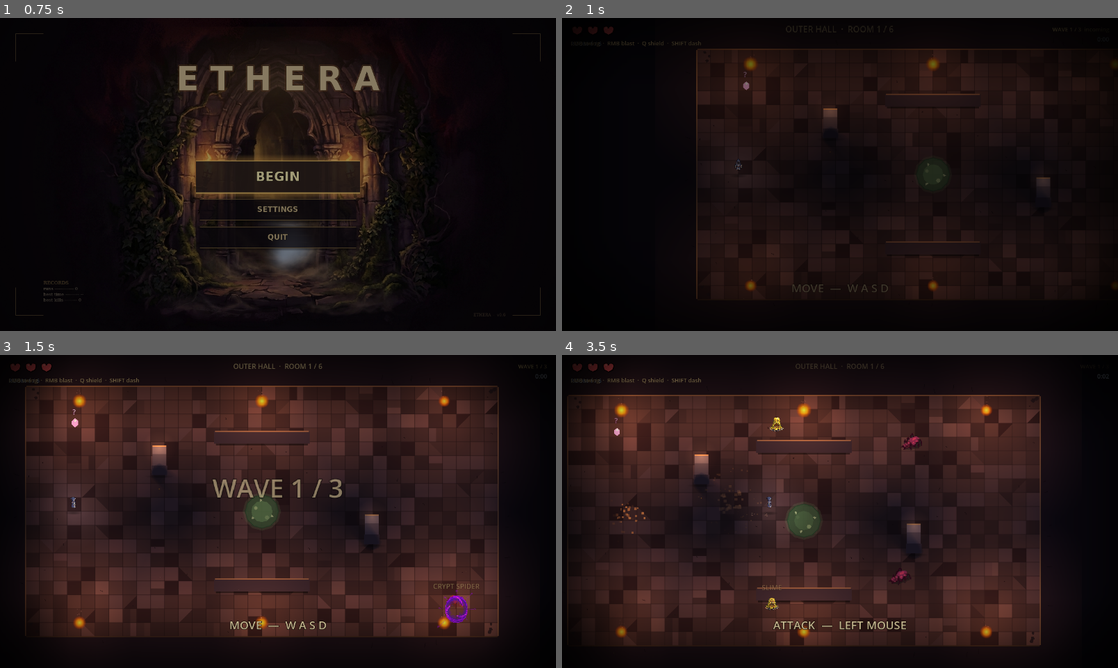
Above: before the commit, frames 1-4 (two rows, left to right).
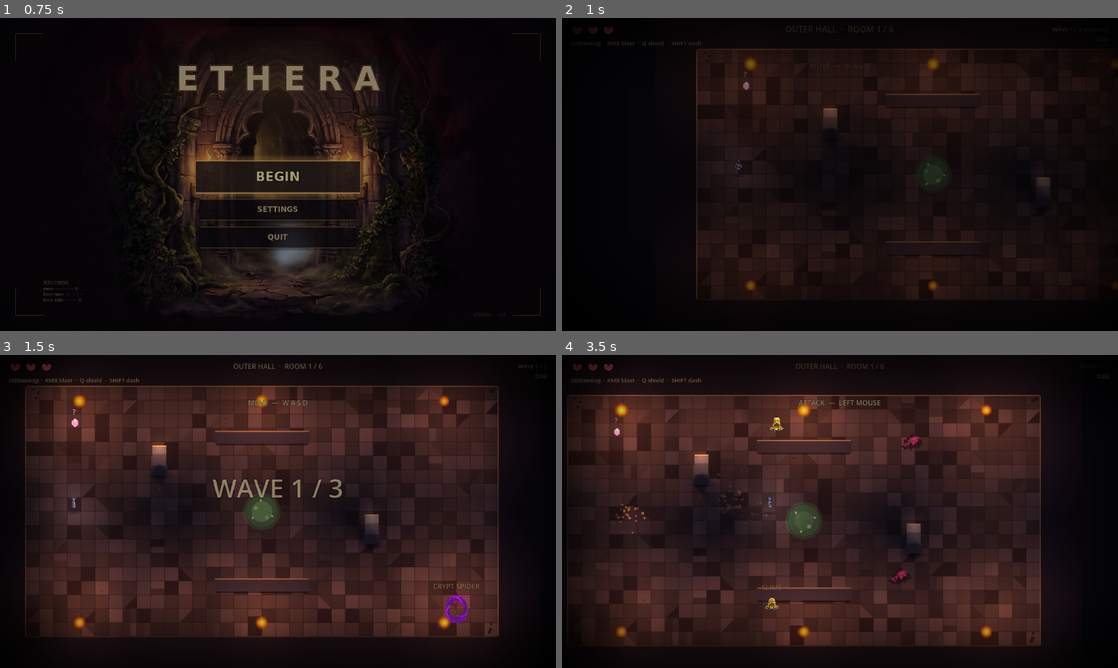
Above: after the commit, the same moments.

Repository: alitaghva1/ethera
Game: Godot game, scene res://scenes/main_menu.tscn
The game is run twice, just before and just after one commit, with the same random seed, the same clock (stepped at 60 frames per second) and the same inputs.
Inputs (mouse positions are in pixels of both pictures, inside the frame that each line leads up to):
- Up to frame 1 (0.75 s): click "BEGIN" at 0.5 s
- Up to frame 2 (1 s): no input
- Up to frame 3 (1.5 s): tap Enter at 1.25 s; move the mouse to (400, 495) at 1.27 s; press the mouse at (400, 495) at 1.28 s; hold D (move_right) from 1.28 s (still down)
- Up to frame 4 (3.5 s): release D (move_right) at 2 s; release the mouse at (962, 495) at 2 s; drag from (728, 527) to (617, 423) at 2.02 s; move the mouse to (895, 442) at 2.77 s; hold D (move_right) from 2.78 s (still down); tap Shift (dash_strike) at 2.85 s

Frame 1 is identical in both runs. In frame 2, less than 0.1% of the frame differs, in the area x 5-59%, y 2-88%; in frame 3, 0.3%; in frame 4, 0.4%, in the area x 2-62%, y 2-88%.

Commit message:
fix(godot iter-170/171/172): heart visibility + tutorial subdued + AI wall-slide
Three user-reported issues, all addressed:

iter-170 — Heart pip visibility on dark backdrops
  Screenshot showed hearts "almost gone behind tints" — dim red on
  warm-brown dungeon floor merged into the wall texture. Pip colors:
    FILL    (1.0, 0.34, 0.36) → (1.25, 0.36, 0.40)  HDR red, pops
    EMPTY   (0.18, 0.18, 0.20, 0.85) → (0.42, 0.32, 0.34, 0.90)
            mauve-grey instead of near-black so missing-HP slots
            stay legible
    OUTLINE (0.06, 0.02, 0.02) → (0, 0, 0)  pure black
    SHADOW  alpha 0.55 → 0.70
    Outline width 1.5 px → 2.5 px so the silhouette holds.

iter-171 — Tutorial prompt subdued
  Pre-iter-171 the 26 pt warm-gold "DASH — SHIFT" dominated the
  bottom of the screen. User-read: "tutorial feels a bit too in your
  face." Now:
    Font 26 → 16 (60% smaller)
    Color cream 1.0a → dim cream (0.78, 0.72, 0.58) 0.80a
    Outline 4 px → 2 px
    Position bottom-center → TOP-center under the room banner
    (anchor preset 7 → 5 with offset_top 96, offset_bottom 124)
  Still readable for the first-run sequence, no longer the focal
  point of the screen.

iter-172 — AI wall-slide (proper fix, not heuristic)
  User-read: "enemies just feel dumb and get stuck behind walls we
  create." Iter-169 added random-perpendicular dodge but didn't
  solve the chronic "grinding against a wall" case visible in the
  screenshot (skeleton wedged behind a wall_rects slab).

  Real fix: after move_and_slide, use get_slide_collision_count() +
  get_slide_collision(0).get_normal() to find the wall normal, then
  recompute velocity to be the FULL-SPEED tangent along the wall —
  pick the tangent direction whose dot product with "toward hero"
  is positive (slide TOWARD the target, not away).

  Plain move_and_slide already slides along walls but only with the
  RESIDUAL tangential component of the input velocity. When the
  chase direction is near-perpendicular to the wall (the common
  stuck case), that residual is tiny → the enemy grinds in place.
  We replace the residual with the full intended speed along the
  tangent.

  Two-layer logic:
    1) _apply_wall_slide(intended) — post-move-and-slide. Handles
       the COMMON "I'm hitting a wall right now" case.
    2) _maybe_stuck_dodge(delta, intended) — random perpendicular
       fallback for the rare L-shape-wedge case the wall-slide can't
       resolve.

  Hooked into _tick_chase_contact (slime, orc, ember, werewolf,
  broodmother) and _tick_telegraphed_melee → IDLE chase branch
  (skel, armored_skel, lancer, iron_revenant).

Booted clean headless.

Co-Authored-By: Claude Opus 4.7 (1M context) <noreply@anthropic.com>

Diff:
--- a/slime-depths-godot/scenes/main.tscn
+++ b/slime-depths-godot/scenes/main.tscn
@@ -258,23 +258,32 @@
 ; MOVE → ATTACK → DASH → PICK UP, advancing on detected input.
 ; Starts modulate.a = 0 so the fade-in tween from main.gd has a
 ; clean ramp.
+; Iter 171 — tutorial prompt subdued. Pre-iter-171 the 26 pt warm-
+; gold "DASH — SHIFT" dominated the bottom of the screen
+; (user-reported "tutorial feels a bit too in your face"). Now:
+;   • Font 26 → 16 (60% smaller — readable but not commanding)
+;   • Color cream (1.0, 0.92, 0.72) at full alpha → dimmer cream
+;     (0.78, 0.72, 0.58) at 0.80 alpha — quiet annotation
+;   • Outline 4 → 2 (subtle definition vs heavy block-outline)
+;   • Anchored TOP-center instead of bottom-center so the cue sits
+;     under the room name banner rather than over combat space.
 [node name="TutorialLabel" type="Label" parent="UI"]
-anchors_preset = 5
+anchors_preset = 7
 anchor_left = 0.5
 anchor_right = 0.5
-anchor_top = 1.0
-anchor_bottom = 1.0
-offset_left = -260.0
-offset_top = -130.0
-offset_right = 260.0
-offset_bottom = -68.0
+anchor_top = 0.0
+anchor_bottom = 0.0
+offset_left = -200.0
+offset_top = 96.0
+offset_right = 200.0
+offset_bottom = 124.0
 grow_horizontal = 2
 grow_vertical = 0
 modulate = Color(1, 1, 1, 0)
-theme_override_font_sizes/font_size = 26
-theme_override_colors/font_color = Color(1.0, 0.92, 0.72, 1.0)
-theme_override_colors/font_outline_color = Color(0.04, 0.02, 0.0, 0.95)
-theme_override_constants/outline_size = 4
+theme_override_font_sizes/font_size = 16
+theme_override_colors/font_color = Color(0.78, 0.72, 0.58, 0.80)
+theme_override_colors/font_outline_color = Color(0.04, 0.02, 0.0, 0.85)
+theme_override_constants/outline_size = 2
 text = ""
 horizontal_alignment = 1
 vertical_alignment = 1
--- a/slime-depths-godot/scripts/enemy.gd
+++ b/slime-depths-godot/scripts/enemy.gd
@@ -756,16 +756,34 @@
 # ── Behavior: chase_contact ───────────────────────────────────────────
 # Walk straight at hero. Body-bump deals damage on a timer while in
 # contact range. Used by slime, crypt_spider, orc, ember, werewolf.
-# Iter 169 — stuck-detection helper. Takes the intended velocity (the
-# behavior's desired direction × speed); returns either the same
-# velocity (free path) or a perpendicular override (dodging an
-# obstacle). The caller assigns the result to self.velocity.
+# Iter 169 / 172 — stuck-detection + wall-slide. Two-layer logic:
 #
-# Self-resetting: when the dodge window expires, the next regular
-# check baselines a fresh _stuck_check_pos. If the enemy is still
-# pinned, the next dodge picks a perpendicular (50/50 randomized)
-# — opposite-direction dodges aren't forced because that would
-# rubber-band a pile of enemies the same way.
+#   1) WALL-SLIDE (iter-172) — primary fix. After move_and_slide
+#      reports a collision with a static body, recompute velocity to
+#      run TANGENT to the wall (projected onto the wall plane,
+#      preferring the tangent direction that's still pointing toward
+#      the hero). This is what move_and_slide ALMOST does internally,
+#      but when the input velocity is near-perpendicular to the wall
+#      the slide extracts only the residual tangential component
+#      which is too small to extricate — so we replace velocity with
+#      the FULL-SPEED tangent.
+#
+#   2) RANDOM-PERPENDICULAR DODGE (iter-169) — fallback. If after
+#      STUCK_CHECK_INTERVAL the enemy moved less than STUCK_DIST_THRESHOLD
+#      despite a non-zero intended velocity, force a 50/50 perpendicular
+#      direction for STUCK_DODGE_DURATION. Handles the rare case where
+#      wall-slide picks the wrong side of an L-shaped wedge.
+#
+# Caller pattern (chase_contact / telegraphed_melee IDLE chase):
+#   var intended := dir_to_hero * speed
+#   velocity = _maybe_stuck_dodge(delta, intended)
+#   move_and_slide()
+#   velocity = _apply_wall_slide(intended)     # ← iter-172 post-hoc
+#
+# Why post-hoc: we need get_slide_collision_count() which only has
+# meaningful values AFTER move_and_slide(). The slide-adjusted
+# velocity takes effect on the NEXT frame's move_and_slide(), which
+# is fine — that's how Godot's CharacterBody2D propagates anyway.
 func _maybe_stuck_dodge(delta: float, intended: Vector2) -> Vector2:
 	# Currently in a dodge window — keep using the perpendicular dir
 	# at the intended speed.
@@ -779,9 +797,6 @@
 	_stuck_check_timer = 0.0
 	var moved: float = global_position.distance_to(_stuck_check_pos)
 	_stuck_check_pos = global_position
-	# Only count as stuck if we WERE trying to move AND failed to.
-	# A standing-still enemy (intended near zero) isn't stuck, it's
-	# just at idle.
 	if intended.length() < 1.0 or moved >= STUCK_DIST_THRESHOLD:
 		return intended
 	# Stuck. Pick a perpendicular direction. 50/50 left/right.
@@ -792,6 +807,41 @@
 	_stuck_dodge_dir = perp
 	_stuck_dodge_timer = STUCK_DODGE_DURATION
 	return perp * intended.length()
+
+# Iter 172 — wall-slide. Call AFTER move_and_slide(). When the enemy
+# hit a static body this frame, project the INTENDED velocity (the
+# chase direction × speed) onto the wall tangent — the direction
+# along the wall surface. This is what move_and_slide's residual
+# slide does naturally, but only with the SHRUNK tangential component;
+# we want the FULL-SPEED tangent so the enemy keeps moving along
+# the wall instead of grinding to a halt.
+#
+# Picks the tangent that's still pointing toward the hero (a wall
+# has TWO tangent directions, we want the one that progresses
+# toward our chase target).
+func _apply_wall_slide(intended: Vector2) -> void:
+	if intended.length() < 1.0:
+		return
+	if get_slide_collision_count() == 0:
+		return
+	if _hero == null or not is_instance_valid(_hero):
+		return
+	# Use the FIRST collision normal. If multiple, average them?
+	# For our scale (one enemy hitting one wall) the first is enough.
+	var col: KinematicCollision2D = get_slide_collision(0)
+	if col == null:
+		return
+	var normal: Vector2 = col.get_normal()
+	# Two tangent directions perpendicular to the wall normal.
+	var tan_a: Vector2 = Vector2(-normal.y, normal.x)
+	var tan_b: Vector2 = Vector2(normal.y, -normal.x)
+	# Pick the tangent that's closer to "toward hero" direction.
+	var to_hero: Vector2 = (_hero.global_position - global_position)
+	if to_hero.length_squared() < 0.01:
+		return
+	var aim: Vector2 = to_hero.normalized()
+	var chosen: Vector2 = tan_a if tan_a.dot(aim) > tan_b.dot(aim) else tan_b
+	velocity = chosen * intended.length()
 
 func _tick_chase_contact(delta: float) -> void:
 	var t: EnemyType = enemy_type
@@ -817,12 +867,14 @@
 		return
 	var to_hero: Vector2 = _hero.global_position - global_position
 	var dist: float = to_hero.length()
+	# Save the intended velocity outside the if so we can wall-slide
+	# after move_and_slide regardless of which branch we took.
+	var intended: Vector2 = Vector2.ZERO
 	if t.can_move() and dist > 1.0:
-		# Iter 169 — pipe the intended chase velocity through the
-		# stuck-dodge helper so wedged enemies side-step. When not
-		# stuck this is a no-op identity (returns the intended
-		# vector unchanged).
-		var intended: Vector2 = to_hero.normalized() * _effective_move_speed()
+		# Iter 169 — stuck-dodge fallback (random perpendicular for
+		# long-stuck cases). Iter 172 — wall-slide post-move below
+		# handles the COMMON "I'm hitting a wall right now" case.
+		intended = to_hero.normalized() * _effective_move_speed()
 		velocity = _maybe_stuck_dodge(delta, intended)
 		# iter-106: hold "attack" pose during the post-hit window so
 		# the sprite reads as the bite/lunge that landed damage.
@@ -840,6 +892,10 @@
 			sprite.play(&"idle")
 	sprite.flip_h = to_hero.x < 0
 	move_and_slide()
+	# Iter 172 — if we hit a wall this frame, re-aim velocity along
+	# the wall tangent toward the hero. Takes effect next frame.
+	# No-op when we didn't collide or weren't trying to move.
+	_apply_wall_slide(intended)
 	if dist < t.contact_range and _contact_cd <= 0.0:
 		_contact_cd = t.contact_cooldown
 		# iter-106: arm the attack-anim hold so the next ~250 ms plays
@@ -1780,14 +1836,17 @@
 		MeleeState.IDLE:
 			if dist > t.melee_reach * 0.85:
 				if t.can_move():
-					# Iter 169 — stuck-dodge for telegraphed_melee. Same
-					# helper as chase_contact. Without this, the larger
-					# melee enemies (Iron Revenant, elite orcs, armored
-					# skel) push into corners and never reach the hero.
+					# Iter 169 — stuck-dodge fallback for long-pinned cases.
+					# Iter 172 — wall-slide post-move below handles the
+					# common "I'm grinding against this wall right now" case.
+					# Without these together, large melee enemies (Iron
+					# Revenant, elite orcs, armored skel) push into corners
+					# and never reach the hero.
 					var intended: Vector2 = to_hero.normalized() * _effective_move_speed()
 					velocity = _maybe_stuck_dodge(delta, intended)
 					sprite.play(&"walk")
 					move_and_slide()
+					_apply_wall_slide(intended)
 				else:
 					velocity = Vector2.ZERO
 					sprite.play(&"idle")
--- a/slime-depths-godot/scripts/main.gd
+++ b/slime-depths-godot/scripts/main.gd
@@ -3235,10 +3235,22 @@
 		])
 	return _heart_verts_cache
 const HEART_PIP_SIZE: float = 30.0
-const HEART_FILL_COLOR: Color = Color(1.0, 0.34, 0.36, 1.0)
-const HEART_EMPTY_COLOR: Color = Color(0.18, 0.18, 0.20, 0.85)
-const HEART_OUTLINE_COLOR: Color = Color(0.06, 0.02, 0.02, 1.0)
-const HEART_SHADOW_COLOR: Color = Color(0.0, 0.0, 0.0, 0.55)
+# Iter 170 — pip colors brightened. Pre-iter-170 the hearts read as
+# dim-red-on-dark and merged with the dungeon's warm-brown floor in
+# screenshots (user-reported "hearts almost gone behind tints"). Now:
+#   • FILL is HDR-saturated (1.25 red, slight pink) — pops on any
+#     floor color via the >1 modulate.
+#   • EMPTY is mauve-grey (0.42, 0.32, 0.34) instead of near-black
+#     so missing-HP slots remain LEGIBLE (was "lost a heart? what
+#     heart?" on dark backgrounds).
+#   • OUTLINE pure-black + thicker via the iter-125 Line2D so the
+#     pip silhouette holds against any backdrop.
+#   • SHADOW alpha bumped 0.55 → 0.70 so the drop-shadow visibly
+#     anchors each pip on the floor.
+const HEART_FILL_COLOR: Color = Color(1.25, 0.36, 0.40, 1.0)
+const HEART_EMPTY_COLOR: Color = Color(0.42, 0.32, 0.34, 0.90)
+const HEART_OUTLINE_COLOR: Color = Color(0.0, 0.0, 0.0, 1.0)
+const HEART_SHADOW_COLOR: Color = Color(0.0, 0.0, 0.0, 0.70)
 const HEART_HIGHLIGHT_COLOR: Color = Color(1.0, 0.72, 0.62, 0.85)
 
 func _update_hp(v: int) -> void:
@@ -3393,7 +3405,10 @@
 		outline_pts.append(vert * HEART_SCALE)
 	outline_pts.append(template[0] * HEART_SCALE)
 	outline.points = outline_pts
-	outline.width = 1.5
+	# Iter 170 — outline width 1.5 → 2.5 for stronger silhouette
+	# definition on dark dungeon backdrops. The hearts are small
+	# (~24 px wide); a 1.5 px outline got eaten by the floor texture.
+	outline.width = 2.5
 	outline.default_color = HEART_OUTLINE_COLOR
 	outline.antialiased = true
 	outline.position = center
